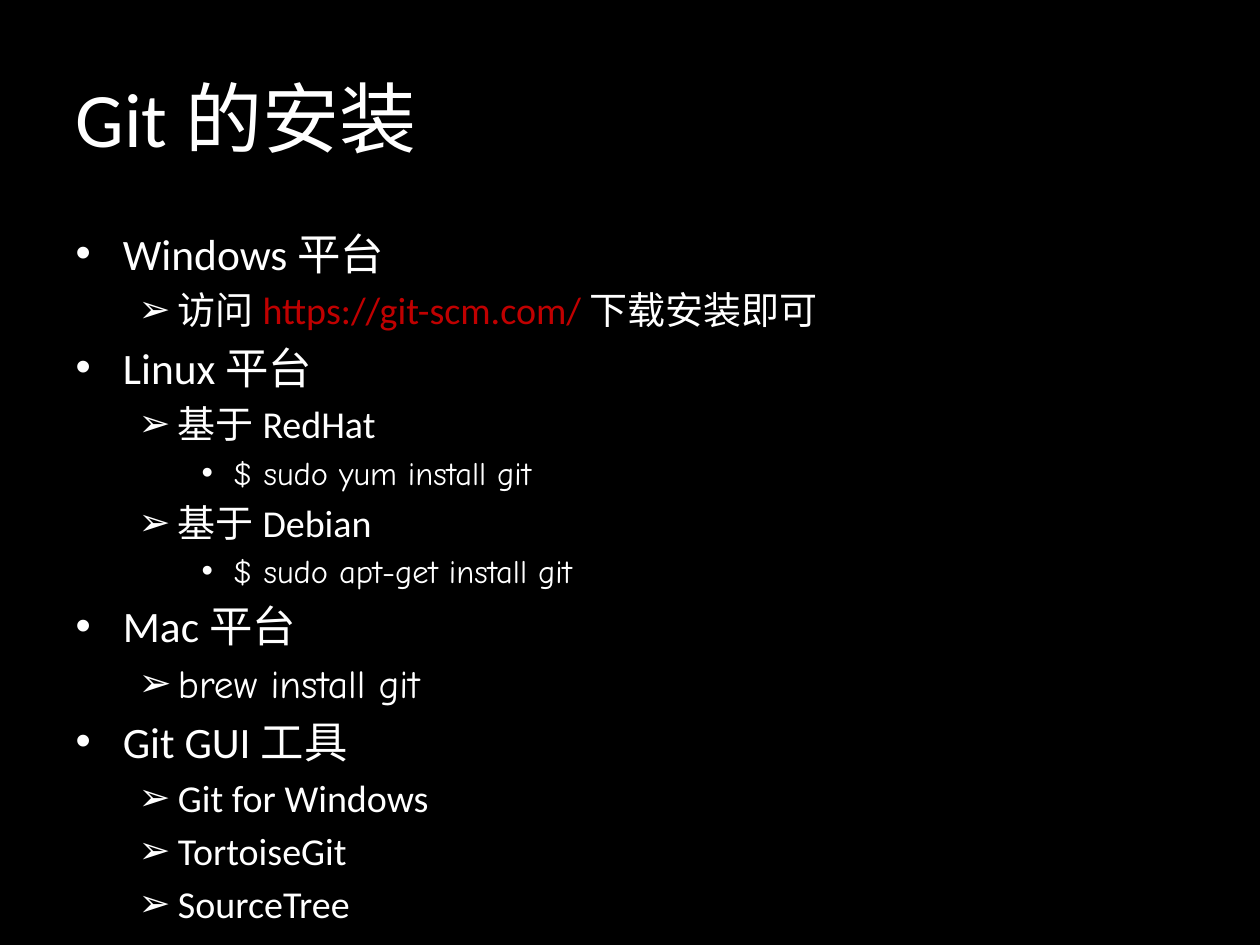
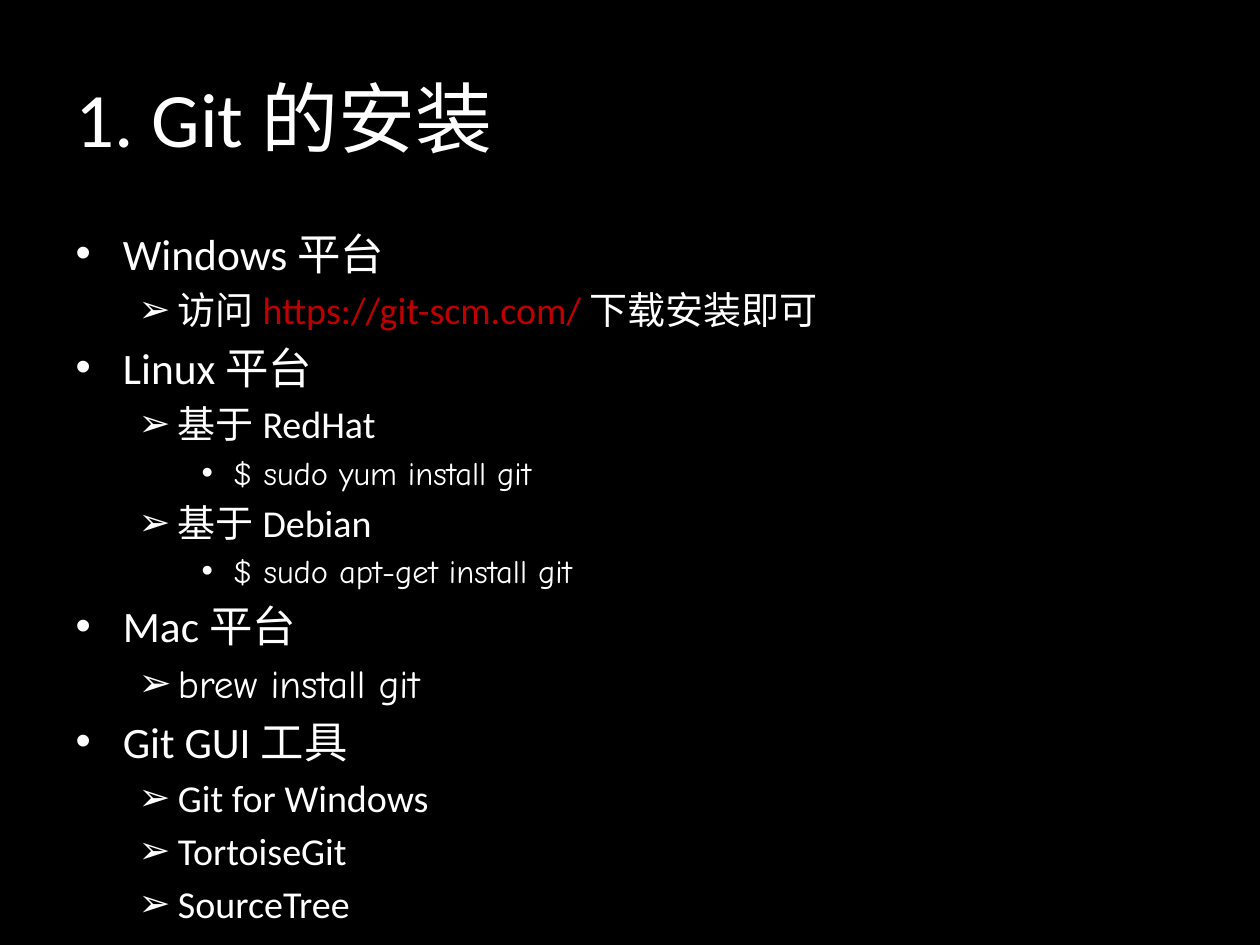
Before and after one commit to sontekliu/git-book, a slide deck: slide 8 of Git.pptx. Drawn at 1260x945 pixels with LibreOffice and Linux fonts; fonts in the diff are those of the drawing. Boxes give left, top, right and bottom in pixels: in the first picture for what was removed or moved away, otherwise in the second. Text is boxed around its words. In the diff, an @@ line names an element or a change of style, - is before the commit and + after.

```diff
--- a/Git.pptx
+++ b/Git.pptx
@@ title at <box>76,82,492,154</box>: text changed @@
-Git 的安装
+1. Git 的安装
```
Also in this commit, not shown: 18 other slides changed.
